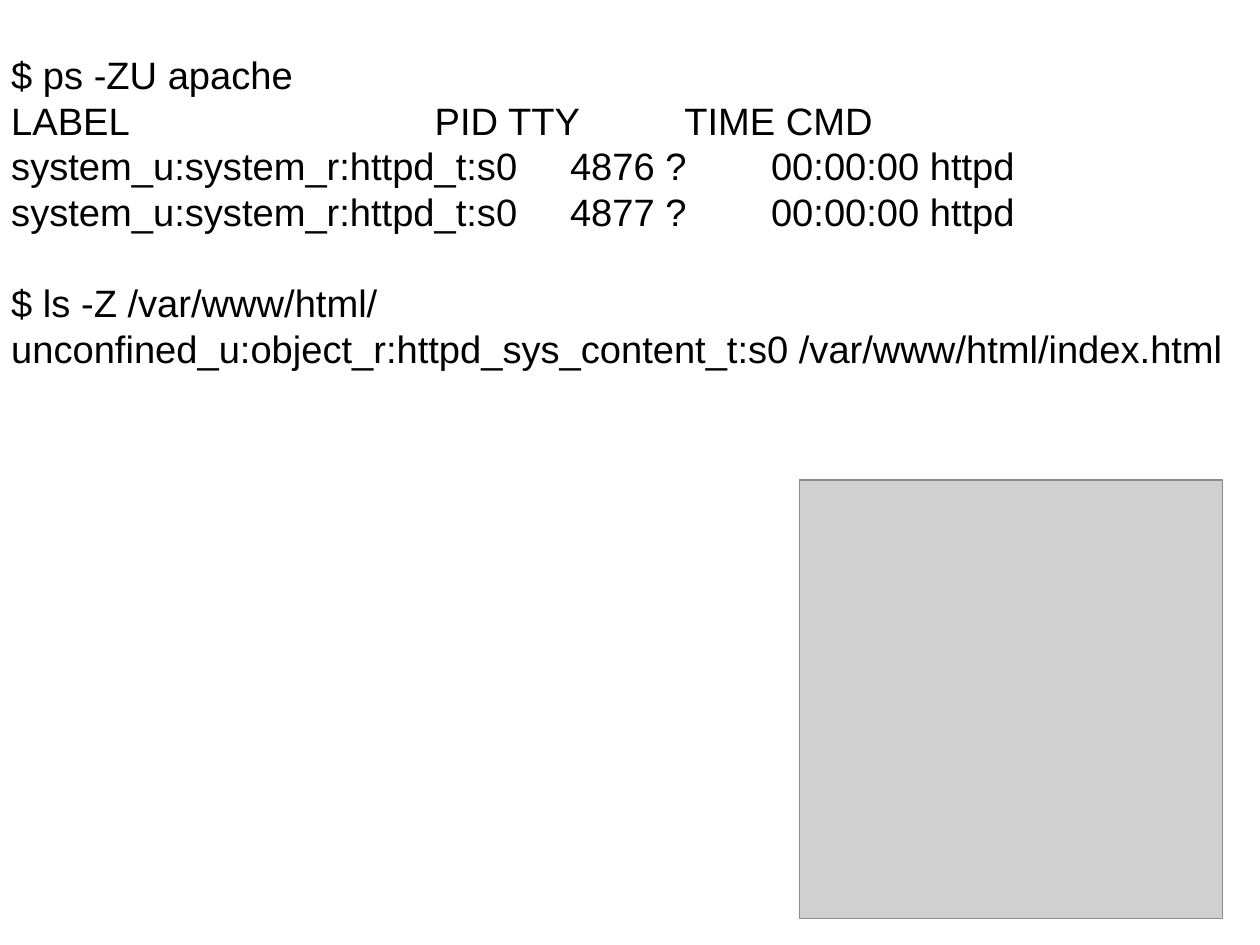
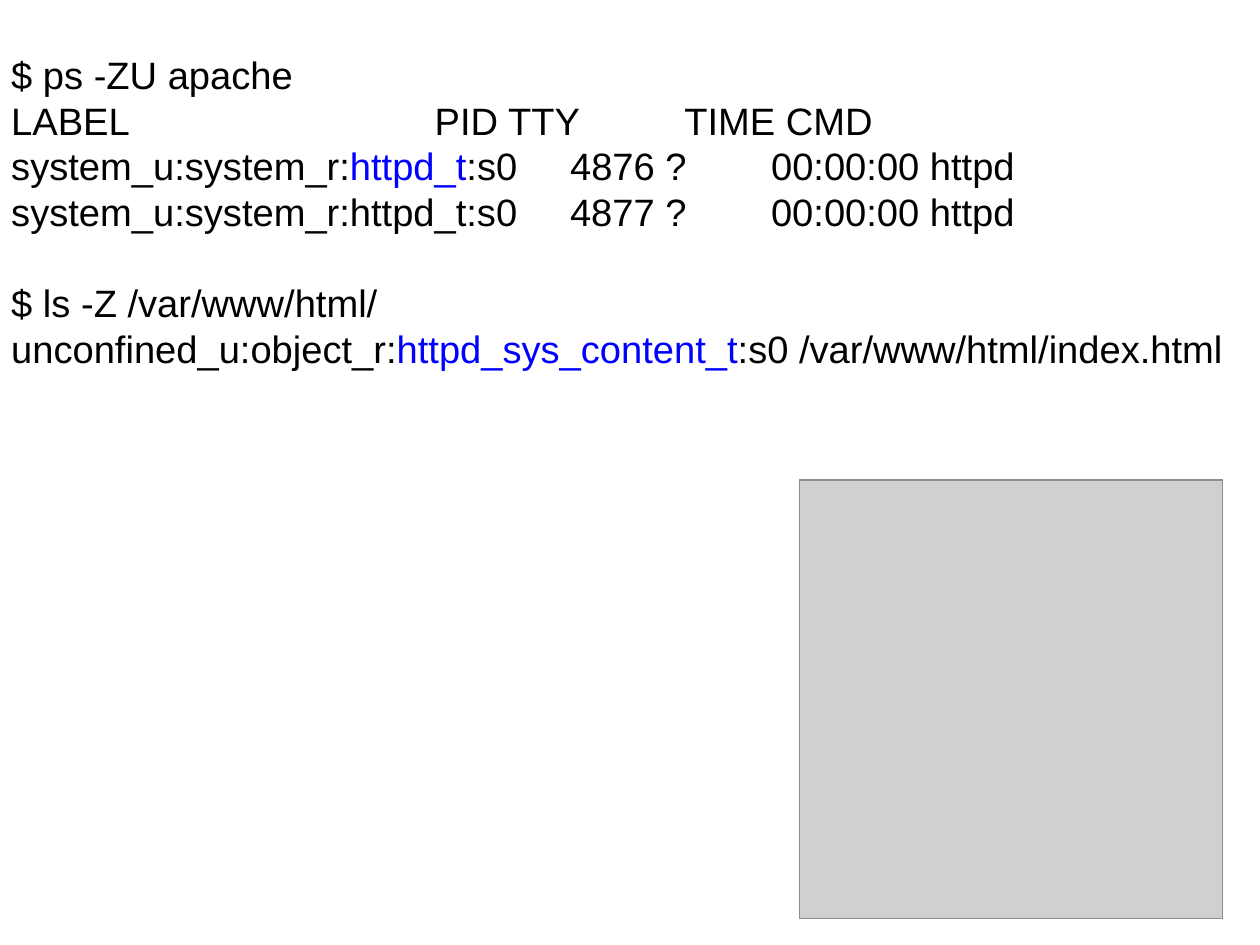
Before and after one commit to laubersm/LauberSolutions, a slide deck: slide 11 of SELinux/ItsAboutTheLabels-screen4-3.odp (slide 8 before the commit). Drawn at 1260x945 pixels with LibreOffice and Linux fonts; fonts in the diff are those of the drawing; grey boxes stand for pictures. Boxes give left, top, right and bottom in pixels: in the first picture for what was removed or moved away, otherwise in the second. Text is boxed around its words. In the diff, an @@ line names an element or a change of style, - is before the commit and + after.

```diff
--- a/SELinux/ItsAboutTheLabels-screen4-3.odp
+++ b/SELinux/ItsAboutTheLabels-screen4-3.odp
@@ text at (11,152,1222,371): text colour #000000 to #0000FF in "system_u:system_r:httpd_t:s0", "unconfined_u:object_r:httpd_sys_content_t:s0" @@
```
Also in this commit, not shown: 7 other slides changed, 6 slides added, 2 other files.
